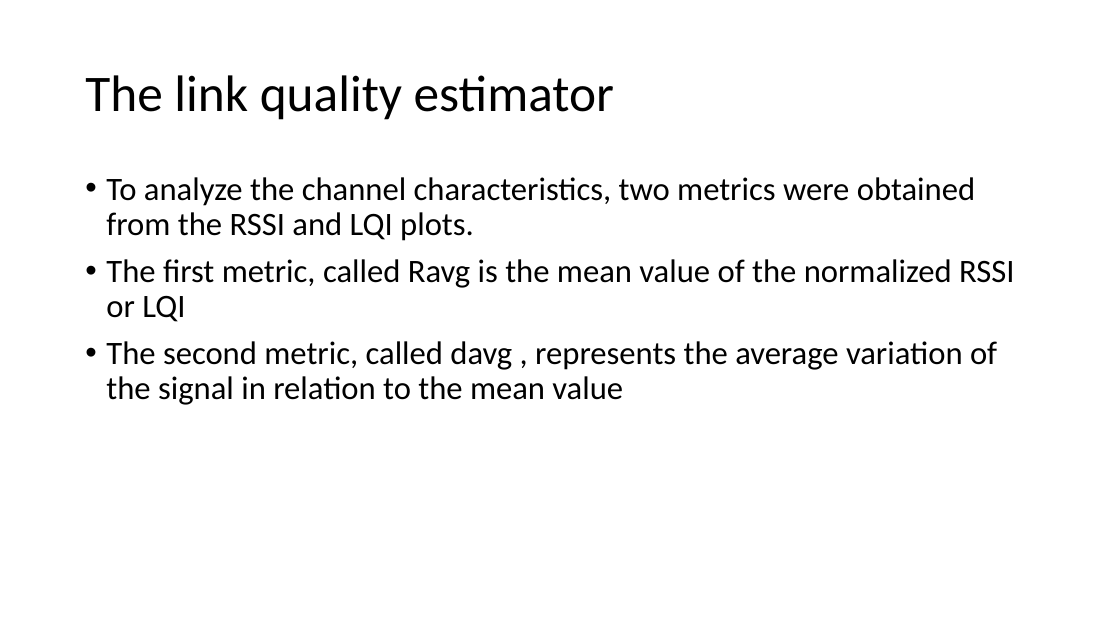
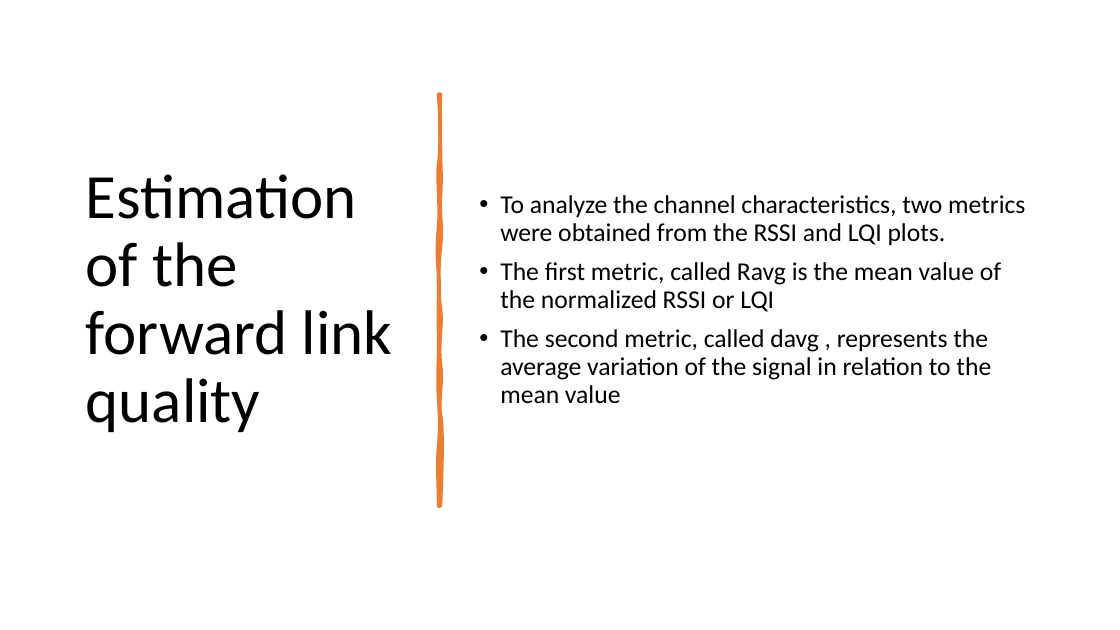
Before and after one commit to huynn8/paper_draft, a slide deck: slide 7 of Real-time link quality estimation for industrial wireless sensor networks using de dicate d nodes.pptx. Drawn at 1120x630 pixels with LibreOffice and Linux fonts; fonts in the diff are those of the drawing. Boxes give left, top, right and bottom in pixels: in the first picture for what was removed or moved away, otherwise in the second. Text is boxed around its words. In the diff, an @@ line names an element or a change of style, - is before the commit and + after.

```diff
--- a/Real-time link quality estimation for industrial wireless sensor networks using de dicate d nodes.pptx
+++ b/Real-time link quality estimation for industrial wireless sensor networks using de dicate d nodes.pptx
@@ text "To analyze the channel characteristics, ...": place and size @@
-text "To analyze the channel characteristics, ..." at bbox=[106, 177, 1014, 405]
+text "To analyze the channel characteristics, ..." at bbox=[500, 195, 1025, 404]
@@ text "To analyze the channel characteristics, ..." at bbox=[500, 195, 1025, 404]: size 28 to 22 pt; vertical alignment top to middle @@
@@ freeform shape added at bbox=[439, 94, 440, 506], fill #ED7D31, outline #ED7D31 3.25 pt @@
@@ title at bbox=[86, 174, 393, 432]: text changed; size 44 to 54 pt @@
-The link quality estimator
+Estimation of the forward link quality
```
Also in this commit, not shown: 7 other slides changed, 22 slides added, 1 slide removed.
